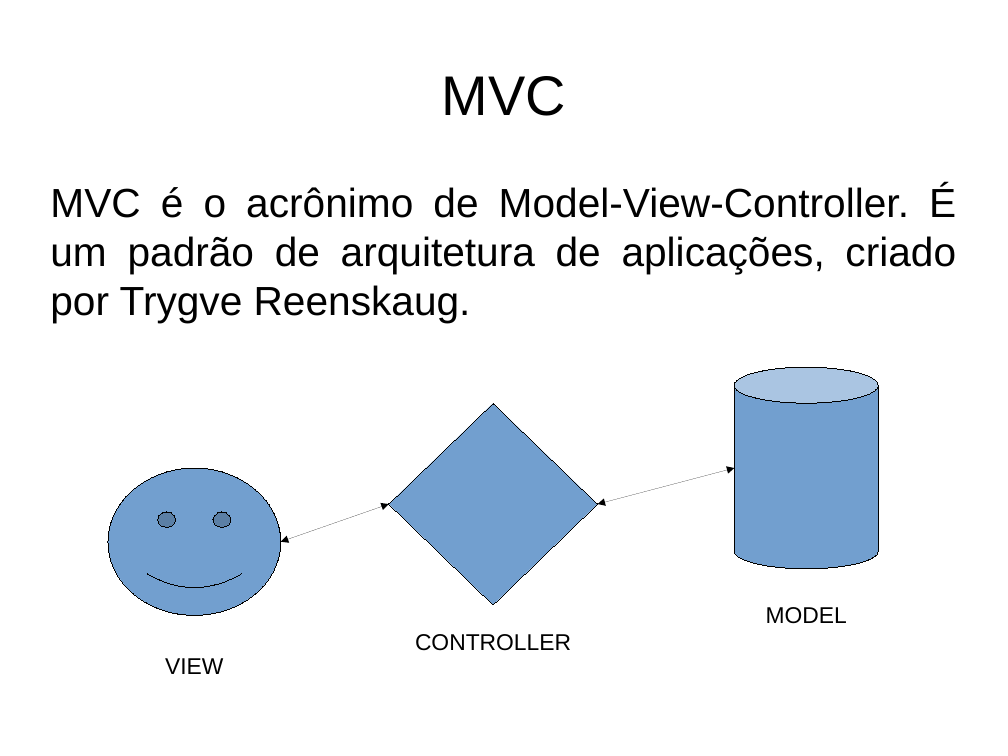
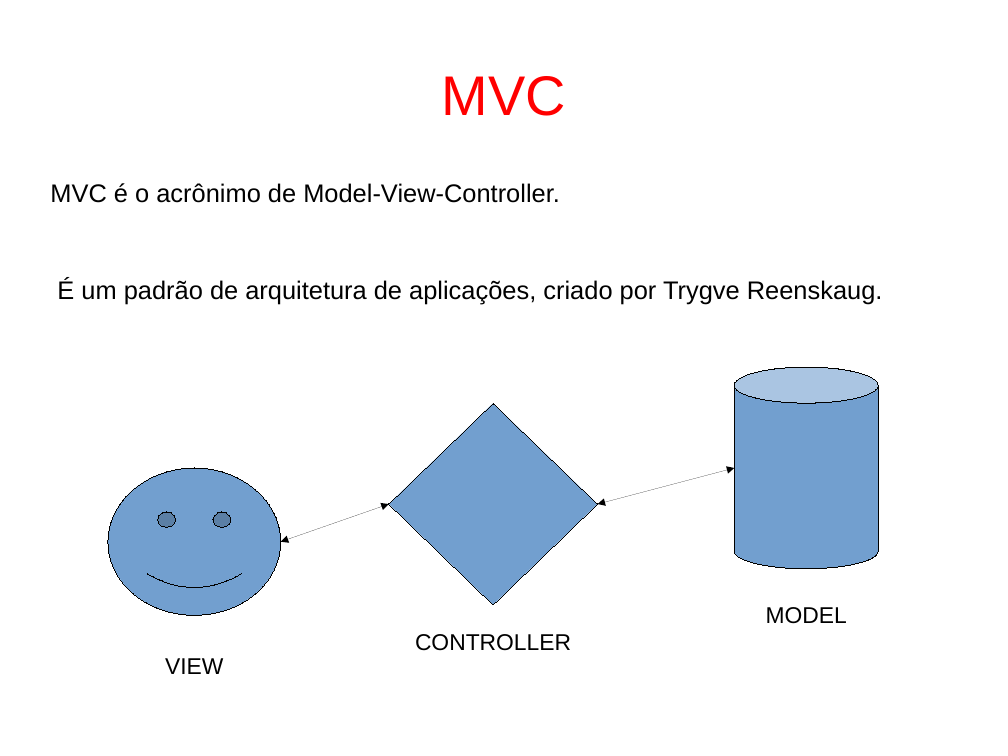
Before and after one commit to fgsl/lojasacme, a slide deck: slide 18 of docs/tutorial.odp. Drawn at 1008x756 pixels with LibreOffice and Linux fonts; fonts in the diff are those of the drawing. Boxes give left, top, right and bottom in pixels: in the first picture for what was removed or moved away, otherwise in the second. Text is boxed around its words. In the diff, an @@ line names an element or a change of style, - is before the commit and + after.

```diff
--- a/docs/tutorial.odp
+++ b/docs/tutorial.odp
@@ title "MVC" at [442, 76, 566, 116]: text colour #000000 to #FF0000 @@
@@ text at [50, 183, 883, 304]: text changed; size 32 to 20 pt @@
-MVC é o acrônimo de Model-View-Controller. É um padrão de arquitetura de aplicações, criado por Trygve Reenskaug.
+MVC é o acrônimo de Model-View-Controller.
+É um padrão de arquitetura de aplicações, criado por Trygve Reenskaug.
```
Also in this commit, not shown: 24 other slides changed, 9 slides added, 7 slides removed, 1 other file.
